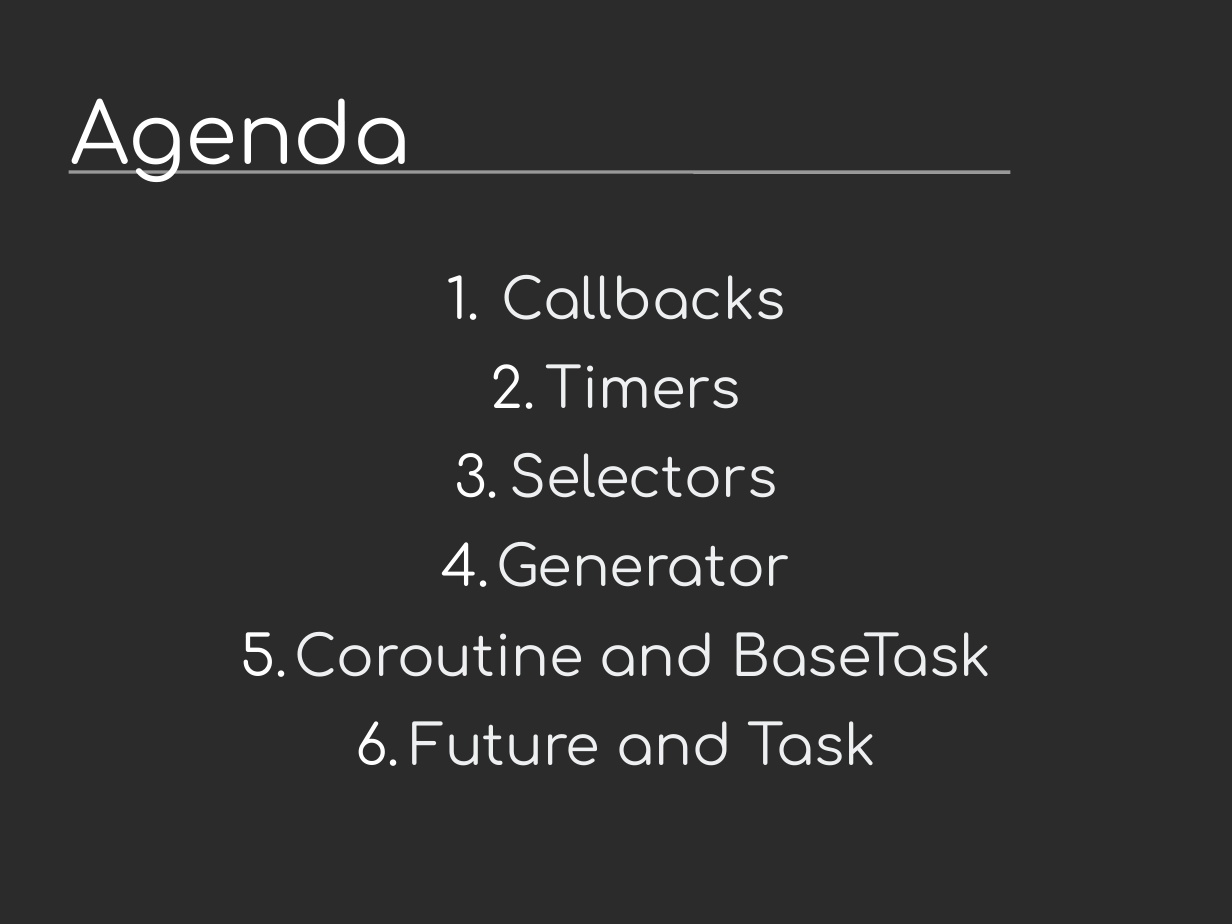
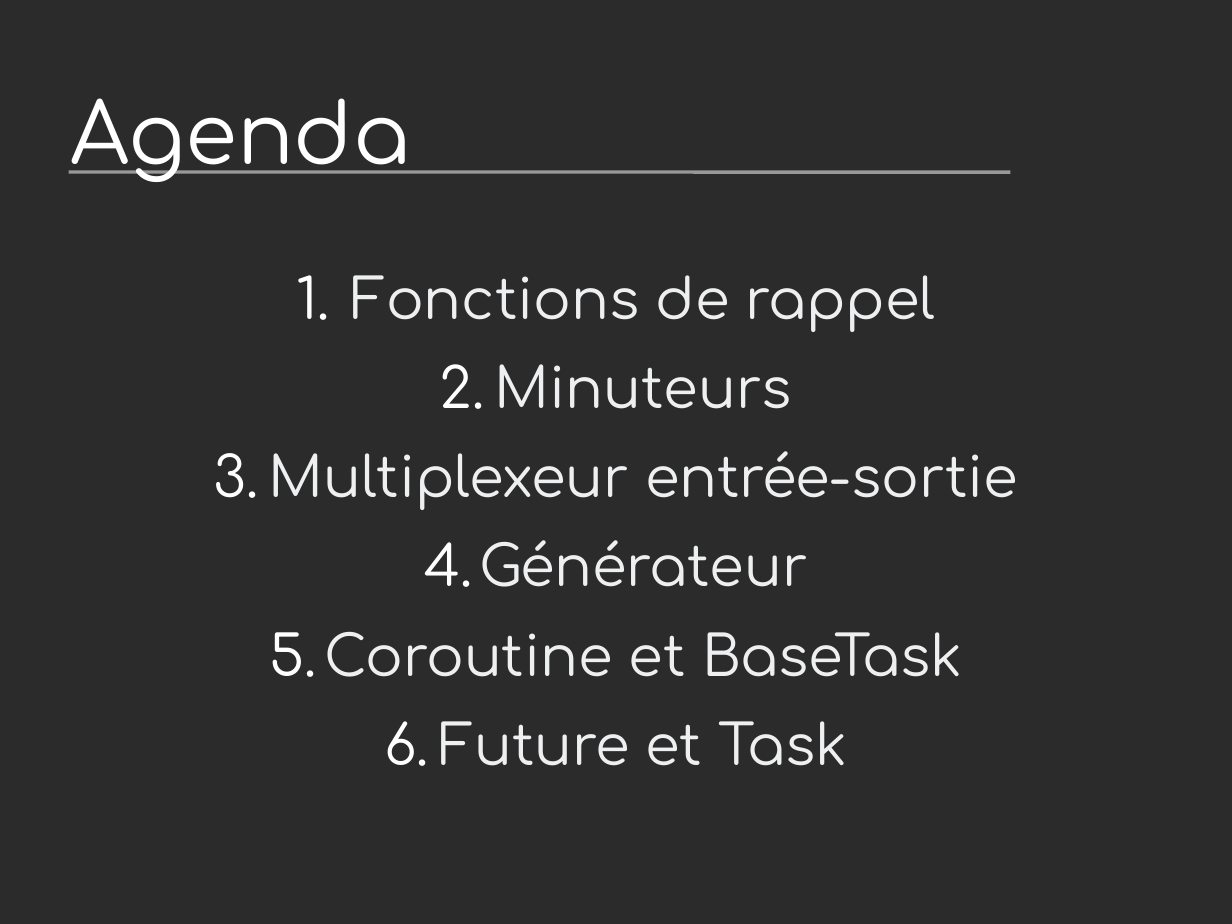
Before and after one commit to vstinner/talks, a slide deck: slide 4 of 2014-Pycon-Lyon/asyncio.odp. Drawn at 1232x924 pixels with LibreOffice and Linux fonts; fonts in the diff are those of the drawing; background and template pictures are left out; a plain dark background stands for a picture behind light text. Boxes give left, top, right and bottom in pixels: in the first picture for what was removed or moved away, otherwise in the second. Text is boxed around its words. In the diff, an @@ line names an element or a change of style, - is before the commit and + after.

```diff
--- a/2014-Pycon-Lyon/asyncio.odp
+++ b/2014-Pycon-Lyon/asyncio.odp
@@ text at (x1=268, y1=275, x2=1018, y2=766): text changed @@
-1. Callbacks
-2. Timers
-3. Selectors
-4. Generator
-5. Coroutine and BaseTask
-6. Future and Task
+1. Fonctions de rappel
+2. Minuteurs
+3. Multiplexeur entrée-sortie
+4. Générateur
+5. Coroutine et BaseTask
+6. Future et Task
```
Also in this commit, not shown: 13 other slides changed, 32 slides added, 18 slides removed, 11 other files.
